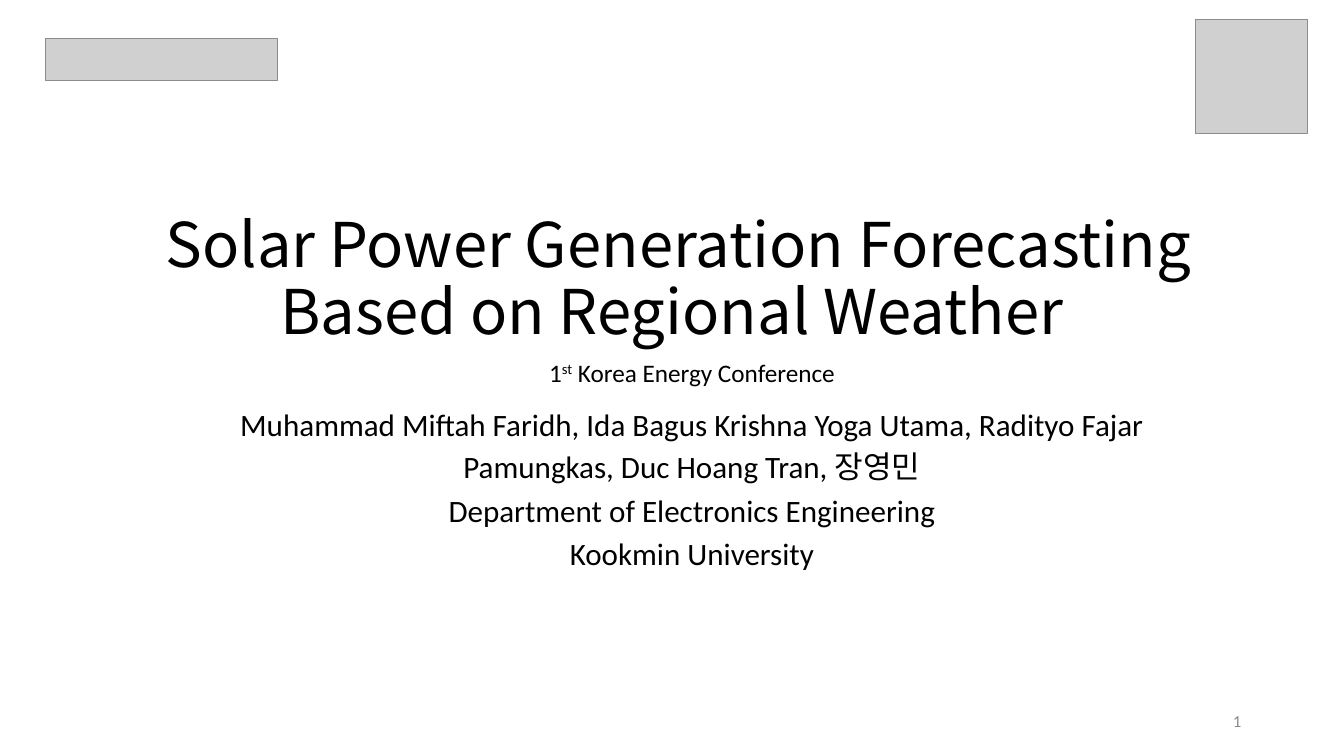
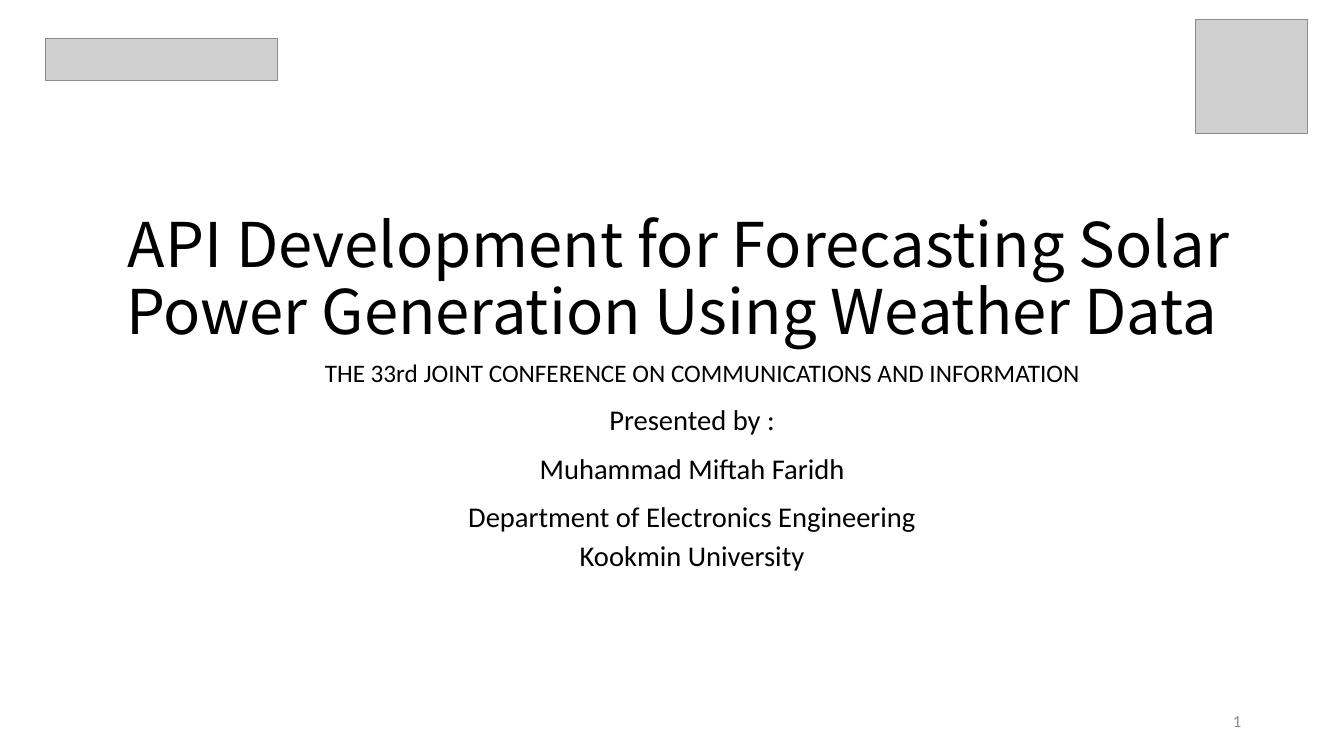
Before and after one commit to miftahfaridhh/pv-power-api, a slide deck: slide 1 of document/Muhammad Miftah Faridh==JCCI2023.pptx. Drawn at 1344x756 pixels with LibreOffice and Linux fonts; fonts in the diff are those of the drawing; grey boxes stand for pictures; background and template pictures are left out. Boxes give left, top, right and bottom in pixels: in the first picture for what was removed or moved away, otherwise in the second. Text is boxed around its words. In the diff, an @@ line names an element or a change of style, - is before the commit and + after.

Commit message:
tempt data

```diff
--- a/document/Muhammad Miftah Faridh==JCCI2023.pptx
+++ b/document/Muhammad Miftah Faridh==JCCI2023.pptx
@@ title at (126,217,1229,350): text changed @@
-Solar Power Generation Forecasting Based on Regional Weather
+API Development for Forecasting Solar Power Generation Using Weather Data
@@ text at (325,364,1079,382): text changed @@
-1st Korea Energy Conference
+THE 33rd JOINT CONFERENCE ON COMMUNICATIONS AND INFORMATION
@@ subtitle at (540,410,845,480): text changed; size 22.2 to 20.4 pt @@
-Muhammad Miftah Faridh, Ida Bagus Krishna Yoga Utama, Radityo Fajar Pamungkas, Duc Hoang Tran, 장영민
+Presented by :
+Muhammad Miftah Faridh
@@ subtitle at (468,507,915,571): size 22.2 to 20.4 pt in "Department of Electronics Engineering", "Kookmin University"; line spacing 0.8 to 1; line spacing 0.8 to 0.7 @@
```
Also in this commit, not shown: 1 other file.
